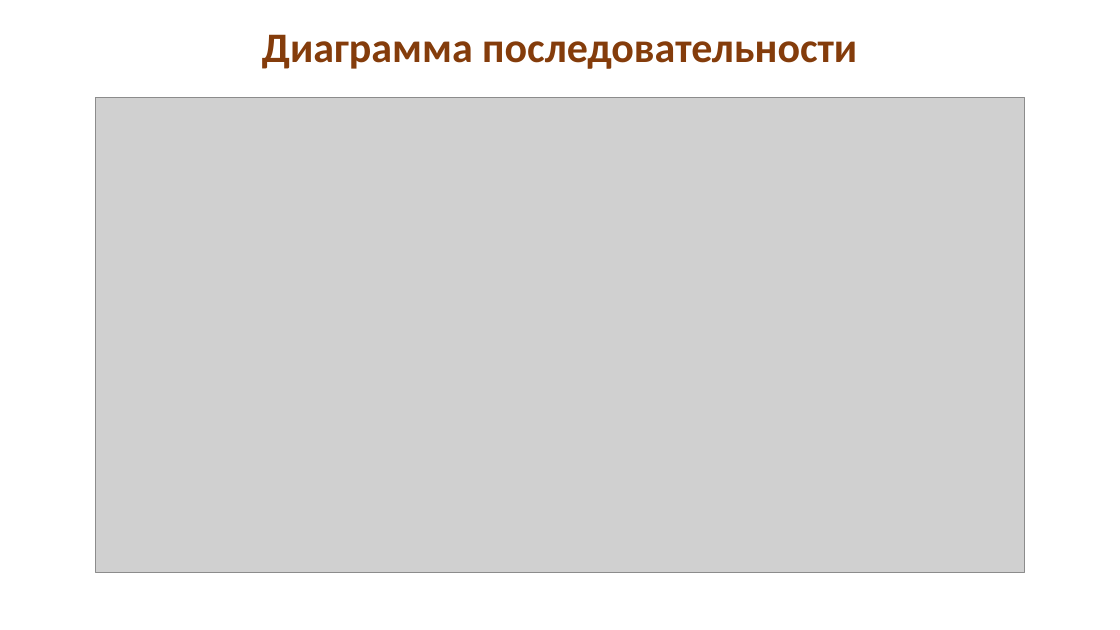
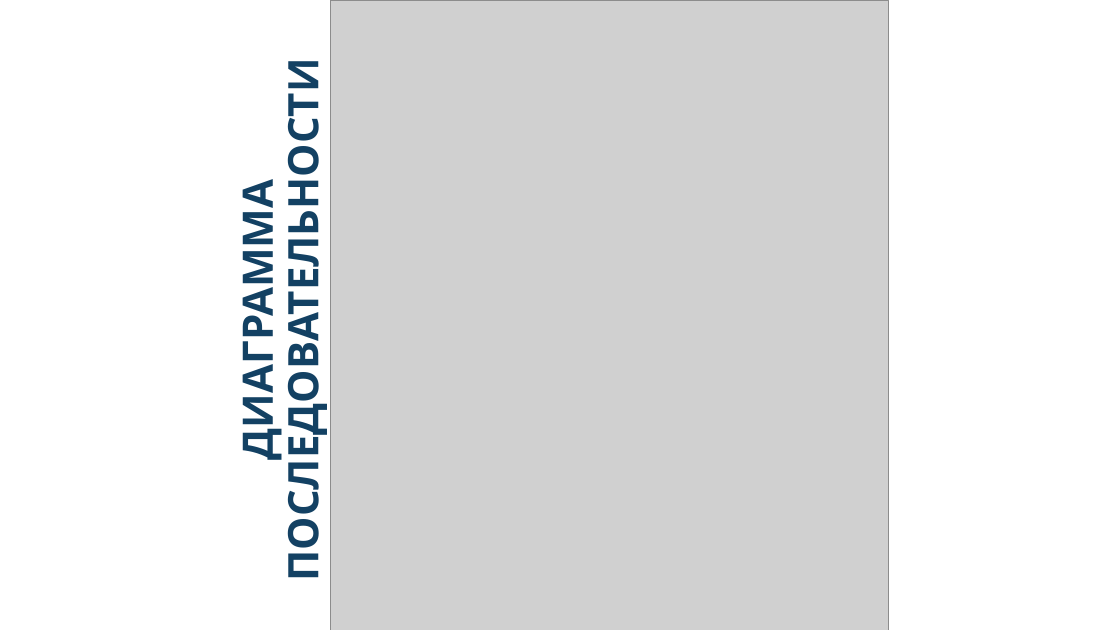
Before and after one commit to koshachya-myatka/vkr, a slide deck: slide 12 of Документы/Защита_Парамонова_АС.pptx (slide 9 before the commit). Drawn at 1120x630 pixels with LibreOffice and Linux fonts; fonts in the diff are those of the drawing; grey boxes stand for pictures. Boxes give left, top, right and bottom in pixels: in the first picture for what was removed or moved away, otherwise in the second. Text is boxed around its words. In the diff, an @@ line names an element or a change of style, - is before the commit and + after.

```diff
--- a/Документы/Защита_Парамонова_АС.pptx
+++ b/Документы/Защита_Парамонова_АС.pptx
@@ title "ДИАГРАММА ПОСЛЕДОВАТЕЛЬНОСТИ" at [228,110,330,565]: rotation 0 to 270 degrees @@
@@ picture: place and size @@
-picture at [96,97,1025,573]
+picture at [331,0,889,630]
@@ title at [228,110,330,565]: text changed; font Calibri to Cabin; text colour #843C0B to #134163 @@
-Диаграмма последовательности
+ДИАГРАММА ПОСЛЕДОВАТЕЛЬНОСТИ
```
Also in this commit, not shown: 6 other slides changed, 7 slides added, 10 slides removed, 11 other files.
